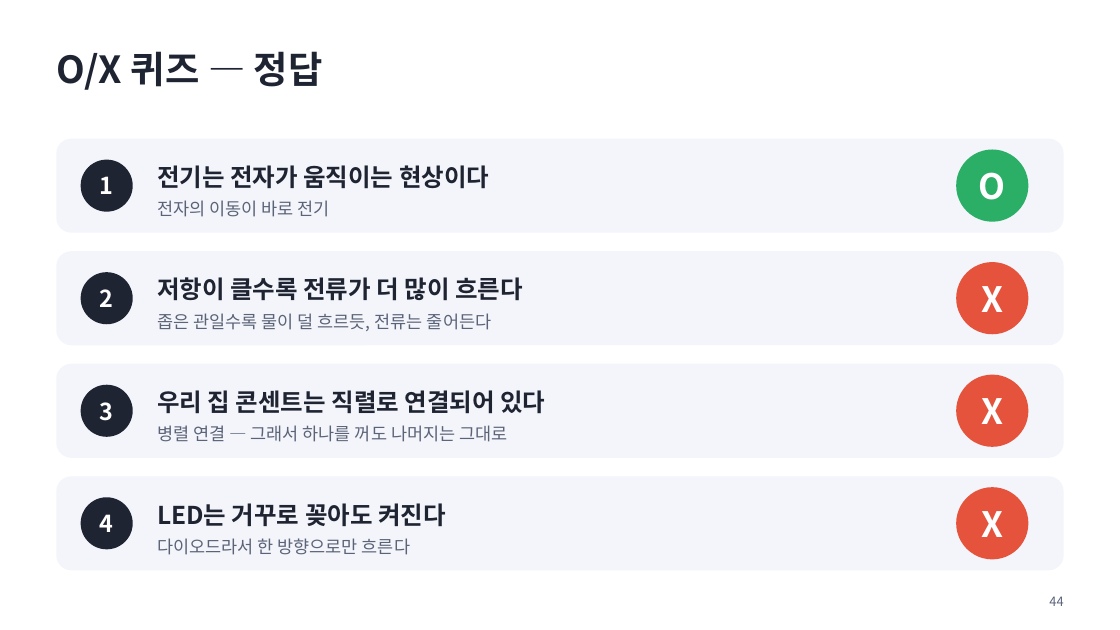
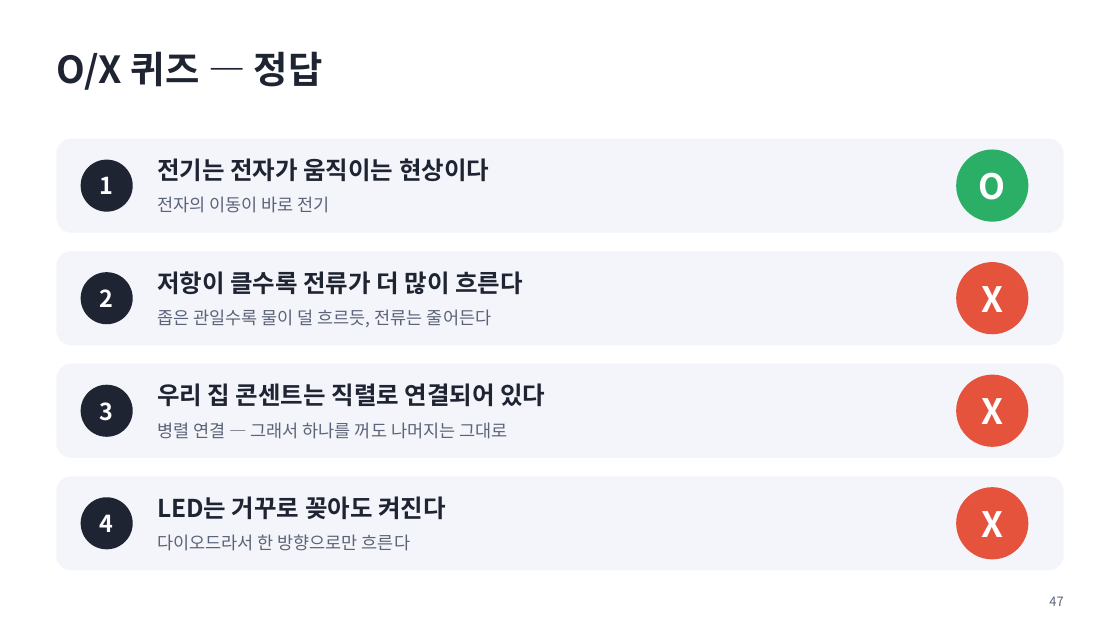
Before and after one commit to kangchaeyeon82/electric-basics-slides, a slide deck: slide 47 of output/전자전기기초_특강.pptx (slide 44 before the commit). Drawn at 1120x630 pixels with LibreOffice and Linux fonts; fonts in the diff are those of the drawing. Boxes give left, top, right and bottom in pixels: in the first picture for what was removed or moved away, otherwise in the second. Text is boxed around its words. In the diff, an @@ line names an element or a change of style, - is before the commit and + after.

```diff
--- a/output/전자전기기초_특강.pptx
+++ b/output/전자전기기초_특강.pptx
@@ text "전기는 전자가 움직이는 현상이다" at [157,158,489,182]: vertical alignment middle to top @@
@@ text at [157,200,329,217]: paragraph removed @@
-전자의 이동이 바로 전기
@@ text added at [157,196,329,213], 15 pt, text #5B6378 @@
+전자의 이동이 바로 전기
@@ text at [157,277,523,301]: paragraph removed @@
-저항이 클수록 전류가 더 많이 흐른다
@@ text added at [157,271,523,295], 21 pt, text #1F2433, bold @@
+저항이 클수록 전류가 더 많이 흐른다
@@ text "좁은 관일수록 물이 덜 흐르듯, ...": place and size @@
-text "좁은 관일수록 물이 덜 흐르듯, ..." at [157,277,523,331]
+text "좁은 관일수록 물이 덜 흐르듯, ..." at [157,309,491,327]
@@ text added at [157,383,545,407], 21 pt, text #1F2433, bold @@
+우리 집 콘센트는 직렬로 연결되어 있다
@@ less space between paragraphs; vertical alignment middle to top in 3 elements at [157,534,410,551], [157,309,491,327], [157,422,508,439] @@
@@ text at [157,390,545,414]: paragraph removed @@
-우리 집 콘센트는 직렬로 연결되어 있다
@@ text "병렬 연결 — 그래서 하나를 ...": place and size @@
-text "병렬 연결 — 그래서 하나를 ..." at [157,390,545,442]
+text "병렬 연결 — 그래서 하나를 ..." at [157,422,508,439]
@@ text at [157,503,446,527]: paragraph removed @@
-LED는 거꾸로 꽂아도 켜진다
@@ text added at [157,496,446,520], 21 pt, text #1F2433, bold @@
+LED는 거꾸로 꽂아도 켜진다
@@ text "다이오드라서 한 방향으로만 흐른다": place and size @@
-text "다이오드라서 한 방향으로만 흐른다" at [157,503,446,555]
+text "다이오드라서 한 방향으로만 흐른다" at [157,534,410,551]
@@ text at [1049,596,1063,606]: text changed @@
-44
+47
```
Also in this commit, not shown: 23 other slides changed, 3 slides added, 27 other files.
